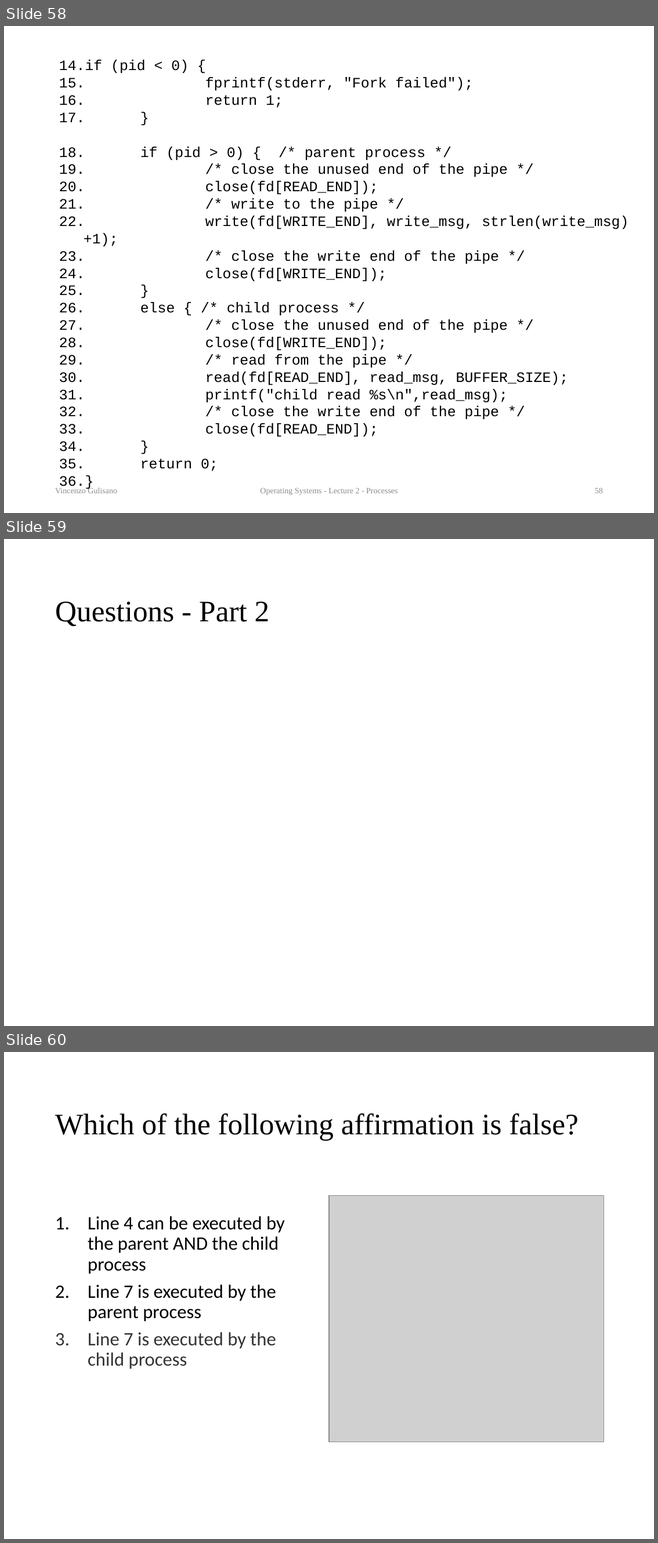
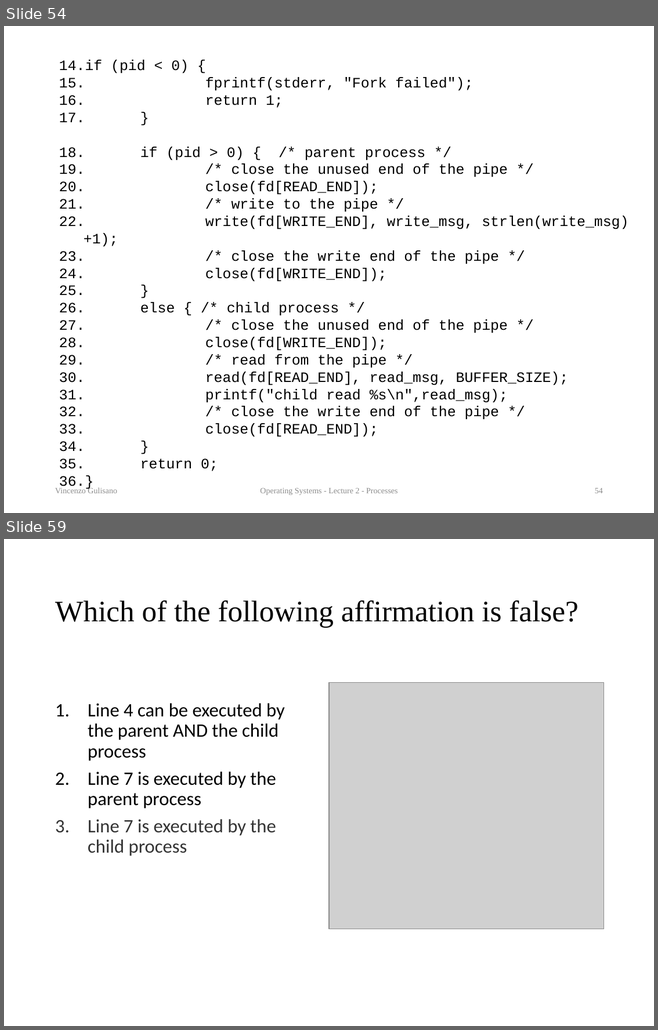
Before and after one commit to vincenzo-gulisano/os_material, a slide deck: slides/processes.pptx. Shown one above the other, each under a label of ours: slides 58, 59 and 60 before the commit, slides 54 and 59 after it; the slides between them are not shown. The pictures are 658x1543 and 658x1030 pixels, drawn with LibreOffice and Linux fonts; fonts in the diff are those of the drawing; grey boxes stand for pictures. Boxes give left, top, right and bottom in pixels: in the first picture for what was removed or moved away, otherwise in the second. Text is boxed around its words. In the diff, an @@ line names an element or a change of style, - is before the commit and + after.

Commit message:
changed logos to introduction and processes, added questions for processes at the end

```diff
--- a/slides/processes.pptx
+++ b/slides/processes.pptx
@@ slide 59 removed at (4,539,654,1026), background #FFFFFF @@
@@ title removed at (55,602,270,627) @@
-Questions - Part 2
@@ what was slide 58 is now slide 54 @@
@@ page number at (594,488,603,493): text changed @@
-58
+54
@@ what was slide 60 is now slide 59 @@
```
Also in this commit, not shown: 1 slide changed, 4 slides added, 1 other slide removed, 3 other files.
